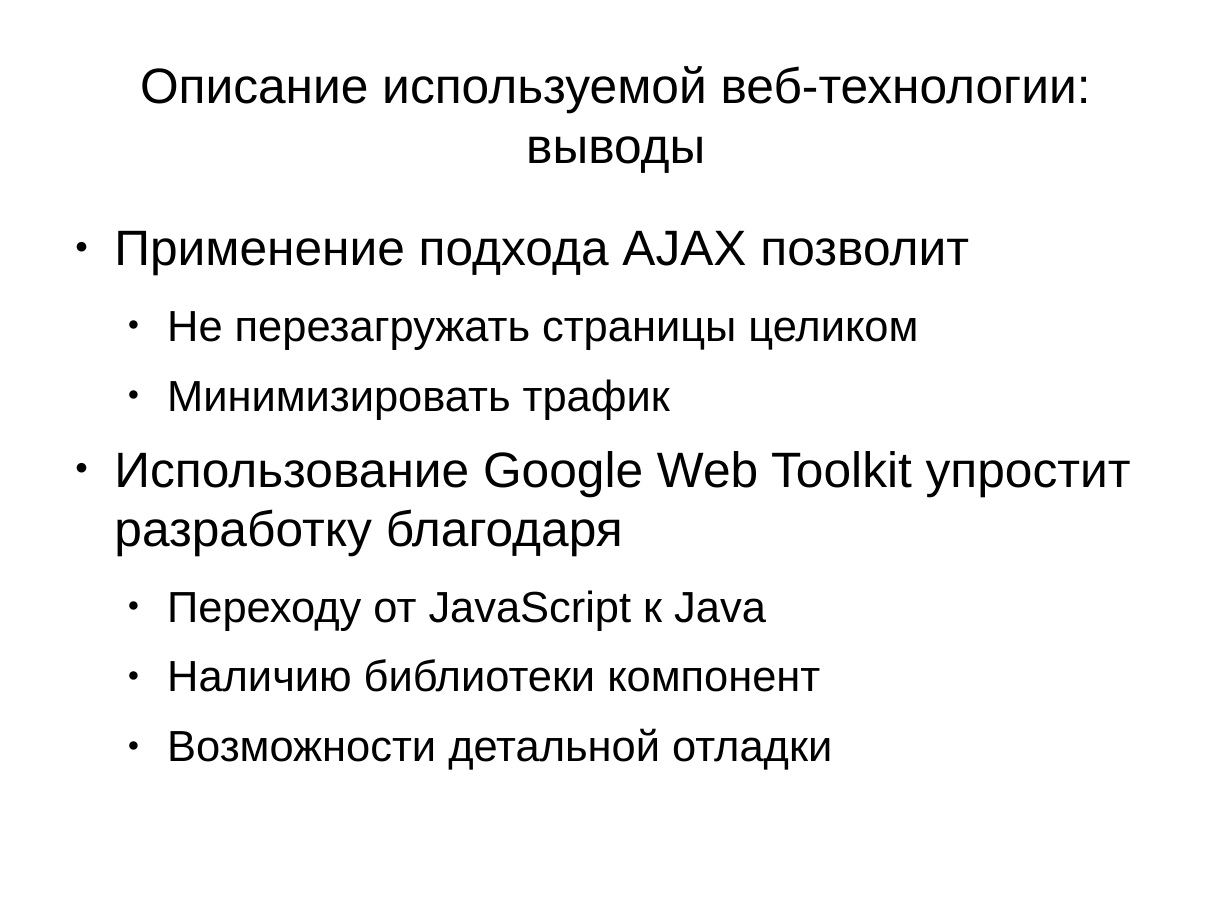
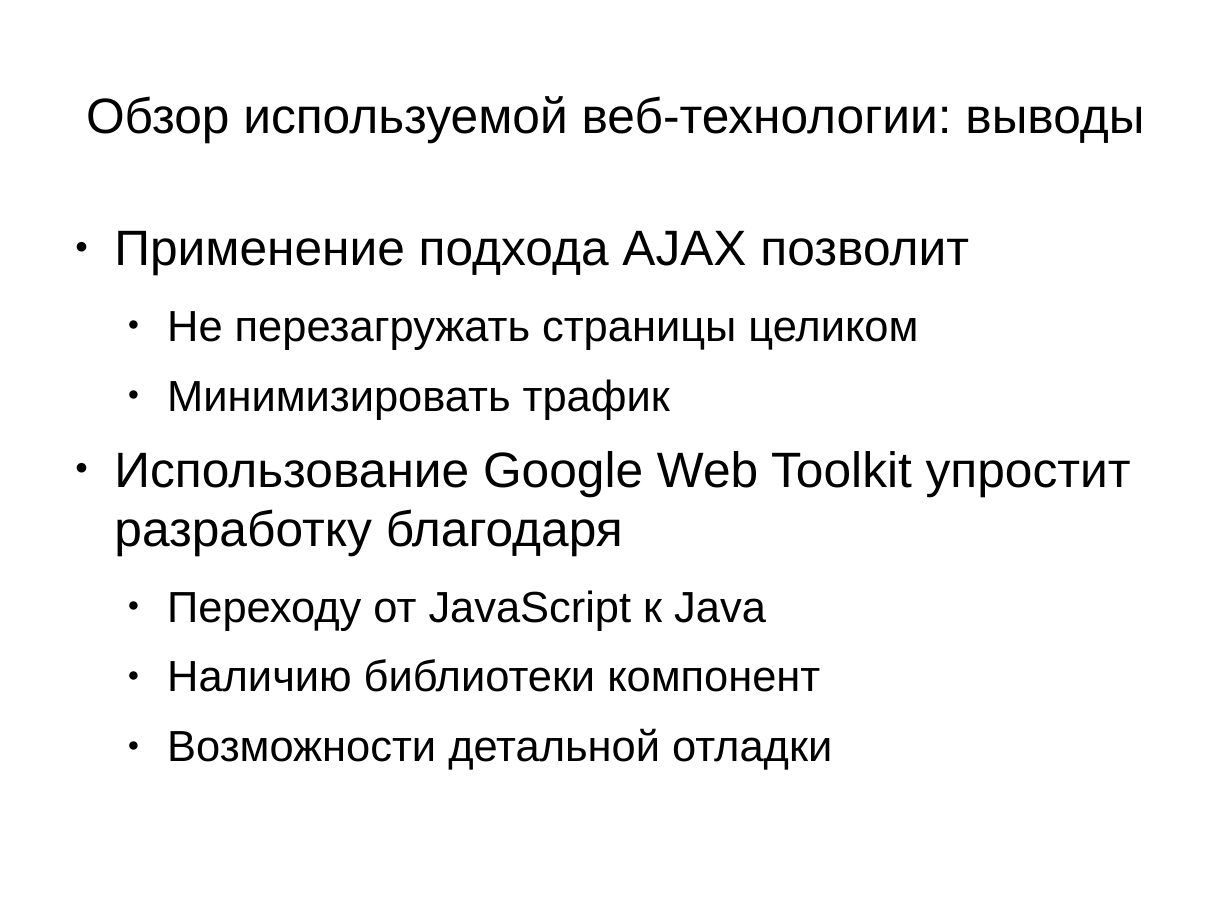
Before and after one commit to aeremenok/a-team-777, a slide deck: slide 7 of diploma/eav/diploma/demo.odp. Drawn at 1232x924 pixels with LibreOffice and Linux fonts; fonts in the diff are those of the drawing. Boxes give left, top, right and bottom in pixels: in the first picture for what was removed or moved away, otherwise in the second. Text is boxed around its words. In the diff, an @@ line names an element or a change of style, - is before the commit and + after.

```diff
--- a/diploma/eav/diploma/demo.odp
+++ b/diploma/eav/diploma/demo.odp
@@ title at (x1=86, y1=96, x2=1144, y2=143): text changed @@
-Описание используемой веб-технологии: выводы
+Обзор используемой веб-технологии: выводы
```
Also in this commit, not shown: 8 other slides changed.
